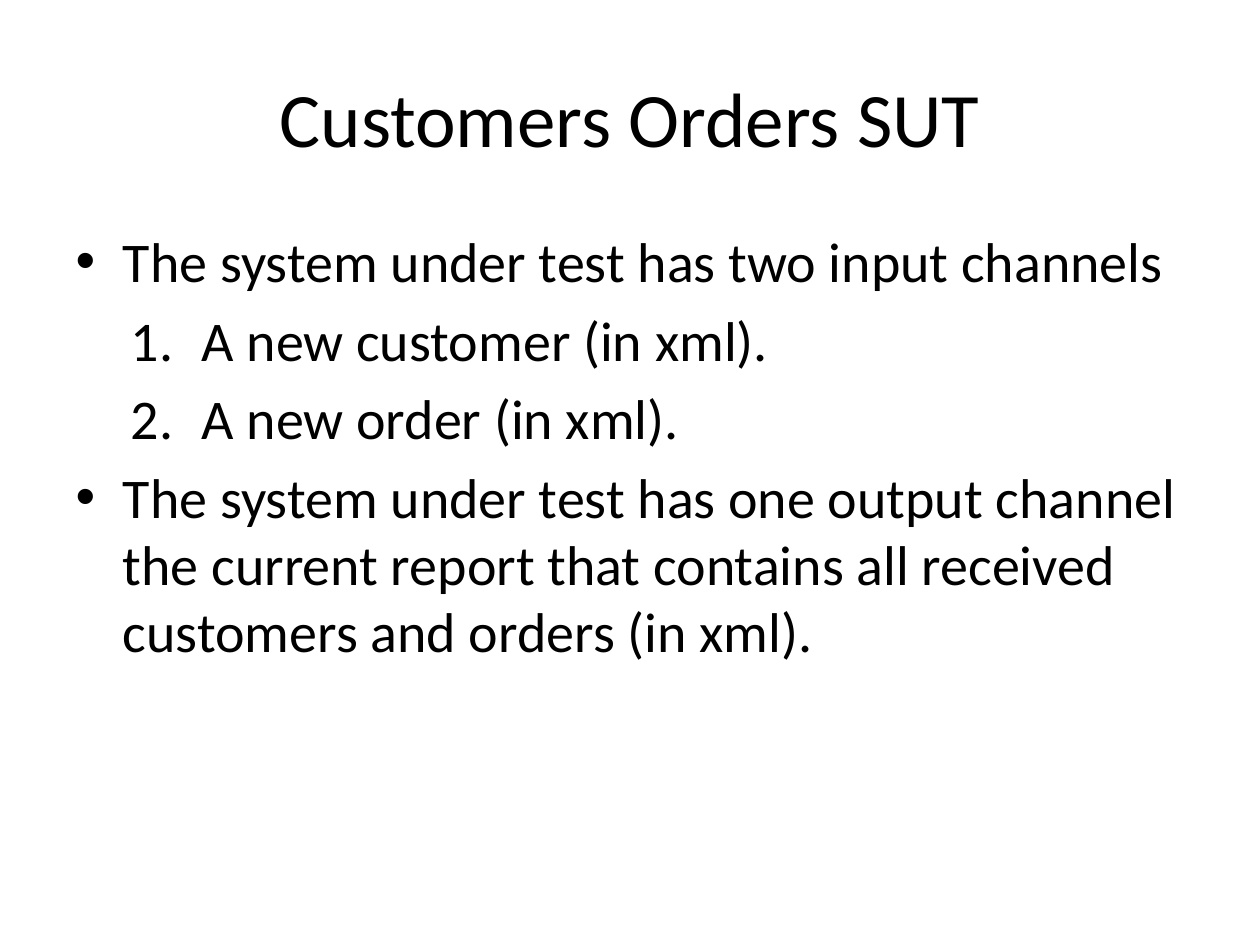
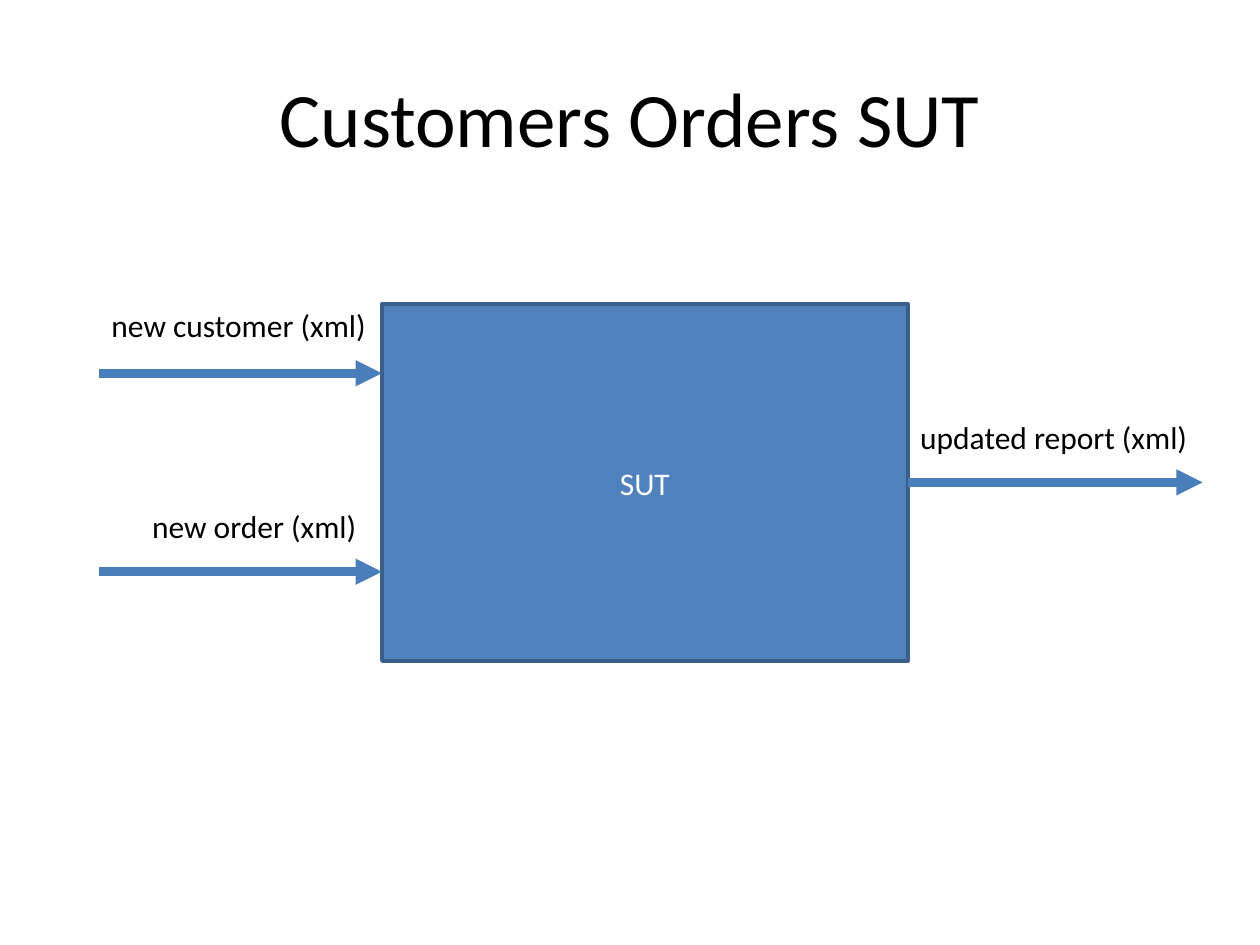
Before and after one commit to TorXakis/TorXakis, a slide deck: slide 4 of examps/CustomersOrders/CustomersOrders.pptx (slide 3 before the commit). Drawn at 1260x945 pixels with LibreOffice and Linux fonts; fonts in the diff are those of the drawing. Boxes give left, top, right and bottom in pixels: in the first picture for what was removed or moved away, otherwise in the second. Text is boxed around its words. In the diff, an @@ line names an element or a change of style, - is before the commit and + after.

```diff
--- a/examps/CustomersOrders/CustomersOrders.pptx
+++ b/examps/CustomersOrders/CustomersOrders.pptx
@@ text removed at [123,243,1175,660] @@
-• The system under test has two input channels
-  1. A new customer (in xml).
-  2. A new order (in xml).
-• The system under test has one output channel
-  the current report that contains all received customers and orders (in xml).
@@ text added at [111,314,366,341], 18 pt, text #000000 @@
+new customer (xml)
@@ rectangle added at [382,304,907,660], fill #4F81BD, outline #3A5F8C 2 pt, 18 pt, text #FFFFFF @@
+SUT
@@ arrow added from (100, 373) to (382, 373), #4B7EBC 5 pt @@
@@ text added at [920,426,1187,454], 18 pt, text #000000 @@
+updated report (xml)
@@ arrow added from (907, 483) to (1203, 483), #4B7EBC 5 pt @@
@@ text added at [152,515,356,542], 18 pt, text #000000 @@
+new order (xml)
@@ arrow added from (100, 572) to (382, 572), #4B7EBC 5 pt @@
```
Also in this commit, not shown: 8 other slides changed, 2 slides added.
